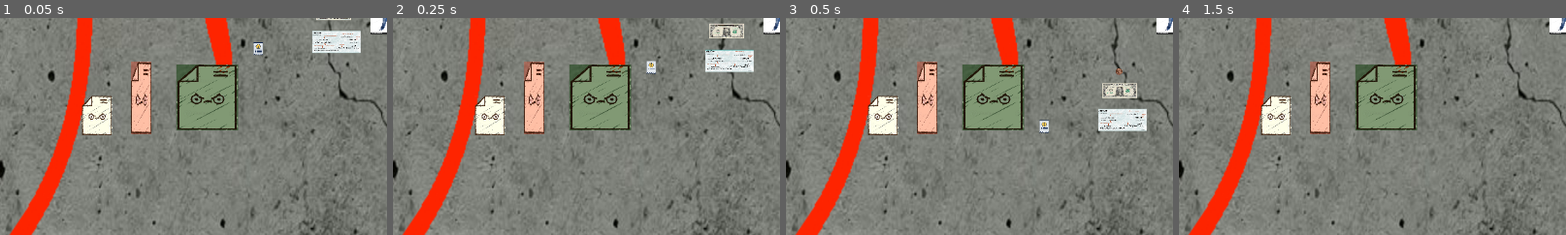
Above: before the commit, frames 1-4 (left to right).
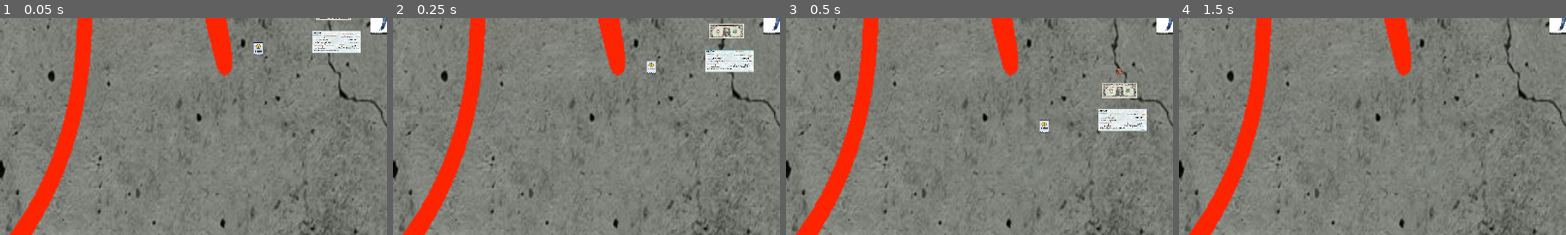
Above: after the commit, the same moments.

Repository: agreene5/Loads-O-Money
Game: Godot game, scene res://gameplay_scene.tscn
Two runs of this game, one before a commit and one after it. Both use one fixed random seed, a clock stepped at 60 frames per second and the inputs below.
Inputs:
- Up to frame 1 (0.05 s): no input
- Up to frame 2 (0.25 s): no input
- Up to frame 3 (0.5 s): no input
- Up to frame 4 (1.5 s): tap Enter at 1.25 s
The pictures show only the part of the screen within x 0-50%, y 50-100%; the shares and areas given below are measured in that part.

The runs differ from the first frame. In frame 1, 6.8% of the frame differs, in the area x 21-62%, y 20-55%; in frame 2, 6.8%; in frame 3, 6.8%; in frame 4, 6.8%.

Commit message:
Implemented tax enemy spawning
	-Have tax enemies spawn in random locations around the map at a rate determined by the spreadsheet (not inside any areas with collision or places too close to the player/main character though)

Diff:
--- /dev/null
+++ b/Spawn_Area.gd
@@ -0,0 +1,113 @@
+# Spawns the tax enemy scenes in the given spawn area at specified rate
+# (depending on the time) as long as it isn't within a building CollisionShape2D
+# or within the players CollisionShape2D, "Anti-Spawn_Collision_Area".
+extends Area2D
+
+var rng = RandomNumberGenerator.new()
+var timers = []
+var sales_tax_scene = preload("res://sales_tax.tscn")
+var property_tax_scene = preload("res://property_tax.tscn")
+var income_tax_scene = preload("res://income_tax.tscn")
+
+var start_times = [20.0, 33.3, 50.0]
+var end_times = [0.1, 0.2, 0.4]
+var transition_duration = 900.0  # In 15 minutes the spawning gets pretty much impossible to take on
+var transition_start_time = 0.0
+
+func _ready():
+	rng.randomize()
+	transition_start_time = Time.get_ticks_msec() / 1000.0
+
+	for i in range(3):
+		var timer = Timer.new()
+		add_child(timer)
+		timer.one_shot = false
+		timer.timeout.connect(_on_Timer_timeout.bind(i))
+		timer.start(start_times[i])
+		timers.append(timer)
+
+		# Start the timer with the initial wait time
+		timer.wait_time = start_times[i]
+
+	set_process(true)
+
+func _process(delta):
+	update_timers()
+
+func update_timers():
+	var current_time = Time.get_ticks_msec() / 1000.0
+	var elapsed_time = current_time - transition_start_time
+
+	if elapsed_time < transition_duration:
+		for i in range(3):
+			var progress = elapsed_time / transition_duration
+			progress = clamp(progress, 0.0, 1.0)
+			var new_wait_time = lerp(start_times[i], end_times[i], progress)
+			timers[i].wait_time = new_wait_time
+	else:
+		for i in range(3):
+			timers[i].wait_time = end_times[i]
+
+
+func _on_Timer_timeout(timer_index):
+	var point_found = false
+	var spawn_position
+	while not point_found:
+		spawn_position = find_suitable_spawn_point()
+		if spawn_position:
+			point_found = true
+
+	var scene_to_instantiate
+	match timer_index:
+		0:
+			scene_to_instantiate = sales_tax_scene
+		1:
+			scene_to_instantiate = property_tax_scene
+		2:
+			scene_to_instantiate = income_tax_scene
+
+	if scene_to_instantiate:
+		var instance = scene_to_instantiate.instantiate()
+		instance.global_position = spawn_position
+		get_tree().root.add_child(instance)
+
+func find_suitable_spawn_point():
+	var spawn_area = $Overall_Spawn_Area
+
+	var spawn_shape = spawn_area.shape
+	var buildings = []
+	for i in range(1, 14):  # Building_1 to Building_13
+		var building = get_node_or_null("Building_" + str(i))
+		if building and building is CollisionShape2D:
+			buildings.append(building)
+
+	var anti_spawn_area = get_node("../Player/Anti-Spawn_Area/Anti-Spawn_Collision_Area")
+	var random_point = get_random_point_in_shape(spawn_shape, spawn_area.global_position)
+
+	# Check if the point is inside a building
+	for building in buildings:
+		if is_point_in_shape(random_point, building):
+			return null
+
+	# Check if the point is within the anti-spawn area
+	if anti_spawn_area and is_point_in_shape(random_point, anti_spawn_area):
+		return null
+
+	return random_point  # Return the point if it's suitable
+
+func get_random_point_in_shape(shape: Shape2D, global_position: Vector2) -> Vector2:
+	if shape is RectangleShape2D:
+		var rect = Rect2(global_position - shape.extents, shape.extents * 2)
+		return Vector2(
+			rng.randf_range(rect.position.x, rect.end.x),
+			rng.randf_range(rect.position.y, rect.end.y)
+		)
+	else:
+		return global_position
+
+func is_point_in_shape(point: Vector2, shape_node: CollisionShape2D) -> bool:
+	if not shape_node or not shape_node.shape:
+		return false
+
+	var local_point = shape_node.to_local(point)
+	return shape_node.shape.collide(Transform2D.IDENTITY, RectangleShape2D.new(), Transform2D(0, local_point))
--- a/gameplay_scene.tscn
+++ b/gameplay_scene.tscn
@@ -1,15 +1,13 @@
-[gd_scene load_steps=13 format=3 uid="uid://ctm6ntaf4whvu"]
+[gd_scene load_steps=14 format=3 uid="uid://dfgoqbdl5gqm4"]
 
 [ext_resource type="Texture2D" uid="uid://dj4up8gtgfwbw" path="res://Temp_Assets/Temp_Map_Assets/Temp_Map_Tileset.png" id="1_eajuk"]
 [ext_resource type="Texture2D" uid="uid://h7eog28ofuyg" path="res://Temp_Assets/Temp_Map_Assets/Temp_Map_Tileset_Ground.jpg" id="1_iiysw"]
 [ext_resource type="PackedScene" uid="uid://by1ubyds8mqk3" path="res://player.tscn" id="3_lkgqa"]
-[ext_resource type="PackedScene" uid="uid://bmsxa5rw0286l" path="res://sales_tax.tscn" id="4_4i2hk"]
-[ext_resource type="PackedScene" uid="uid://5wf77ibnn851" path="res://income_tax.tscn" id="5_ldiom"]
-[ext_resource type="PackedScene" uid="uid://b3gci2saj8qda" path="res://property_tax.tscn" id="6_eo76i"]
 [ext_resource type="PackedScene" uid="uid://cjfwx8cc8x8mv" path="res://tax_enemy_projectile.tscn" id="7_e78gn"]
 [ext_resource type="PackedScene" uid="uid://bwi0xdbbp20i3" path="res://player_coin_shot.tscn" id="8_6ybx3"]
 [ext_resource type="PackedScene" uid="uid://cpju1pigh4exx" path="res://player_dollar_shot.tscn" id="9_la0fr"]
 [ext_resource type="PackedScene" uid="uid://na1amkbfo47n" path="res://player_check_shot.tscn" id="10_5nx84"]
+[ext_resource type="Script" path="res://Spawn_Area.gd" id="10_it5n0"]
 
 [sub_resource type="TileSetAtlasSource" id="TileSetAtlasSource_pvulg"]
 texture = ExtResource("1_eajuk")
@@ -463,6 +461,15 @@
 physics_layer_0/collision_layer = 1
 sources/0 = SubResource("TileSetAtlasSource_pvulg")
 
+[sub_resource type="RectangleShape2D" id="RectangleShape2D_ll406"]
+size = Vector2(1167, 670)
+
+[sub_resource type="RectangleShape2D" id="RectangleShape2D_ymxev"]
+size = Vector2(5085, 5088)
+
+[sub_resource type="RectangleShape2D" id="RectangleShape2D_q3tox"]
+size = Vector2(720, 627)
+
 [node name="Gameplay_Scene" type="Node2D"]
 
 [node name="TEMP-Tile_Map_Ground" type="TextureRect" parent="."]
@@ -484,14 +491,11 @@
 [node name="Player" parent="." instance=ExtResource("3_lkgqa")]
 position = Vector2(666, 321)
 
-[node name="Sales_Tax" parent="." instance=ExtResource("4_4i2hk")]
-position = Vector2(234, 467)
-
-[node name="Income_Tax" parent="." instance=ExtResource("5_ldiom")]
-position = Vector2(398, 440)
-
-[node name="Property_Tax" parent="." instance=ExtResource("6_eo76i")]
-position = Vector2(300, 441)
+[node name="Anti-Spawn_Area" type="Area2D" parent="Player"]
+
+[node name="Anti-Spawn_Collision_Area" type="CollisionShape2D" parent="Player/Anti-Spawn_Area"]
+position = Vector2(4.5, -1)
+shape = SubResource("RectangleShape2D_ll406")
 
 [node name="Tax_Enemy_Projectile" parent="." instance=ExtResource("7_e78gn")]
 position = Vector2(474, 367)
@@ -504,3 +508,63 @@
 
 [node name="Player_Check_Shot" parent="." instance=ExtResource("10_5nx84")]
 position = Vector2(590, 357)
+
+[node name="Spawn_Area" type="Area2D" parent="."]
+visible = false
+script = ExtResource("10_it5n0")
+
+[node name="Overall_Spawn_Area" type="CollisionShape2D" parent="Spawn_Area"]
+position = Vector2(13.5, 16)
+shape = SubResource("RectangleShape2D_ymxev")
+
+[node name="Building_1" type="CollisionShape2D" parent="Spawn_Area"]
+position = Vector2(1645.38, 962.5)
+shape = SubResource("RectangleShape2D_q3tox")
+
+[node name="Building_2" type="CollisionShape2D" parent="Spawn_Area"]
+position = Vector2(1196.5, 2019.5)
+shape = SubResource("RectangleShape2D_q3tox")
+
+[node name="Building_3" type="CollisionShape2D" parent="Spawn_Area"]
+position = Vector2(-83, 1444.5)
+shape = SubResource("RectangleShape2D_q3tox")
+
+[node name="Building_4" type="CollisionShape2D" parent="Spawn_Area"]
+position = Vector2(-1270, 1956)
+shape = SubResource("RectangleShape2D_q3tox")
+
+[node name="Building_5" type="CollisionShape2D" parent="Spawn_Area"]
+position = Vector2(-856, 1034)
+shape = SubResource("RectangleShape2D_q3tox")
+
+[node name="Building_6" type="CollisionShape2D" parent="Spawn_Area"]
+position = Vector2(-2042, 507)
+shape = SubResource("RectangleShape2D_q3tox")
+
+[node name="Building_7" type="CollisionShape2D" parent="Spawn_Area"]
+position = Vector2(-782, -1509)
+shape = SubResource("RectangleShape2D_q3tox")
+
+[node name="Building_8" type="CollisionShape2D" parent="Spawn_Area"]
+position = Vector2(-2067, -2169)
+shape = SubResource("RectangleShape2D_q3tox")
+
+[node name="Building_9" type="CollisionShape2D" parent="Spawn_Area"]
+position = Vector2(-911, -157)
+shape = SubResource("RectangleShape2D_q3tox")
+
+[node name="Building_10" type="CollisionShape2D" parent="Spawn_Area"]
+position = Vector2(854, -448)
+shape = SubResource("RectangleShape2D_q3tox")
+
+[node name="Building_11" type="CollisionShape2D" parent="Spawn_Area"]
+position = Vector2(1742, -445)
+shape = SubResource("RectangleShape2D_q3tox")
+
+[node name="Building_12" type="CollisionShape2D" parent="Spawn_Area"]
+position = Vector2(1295, -1375)
+shape = SubResource("RectangleShape2D_q3tox")
+
+[node name="Building_13" type="CollisionShape2D" parent="Spawn_Area"]
+position = Vector2(2064, -2084)
+shape = SubResource("RectangleShape2D_q3tox")
--- /dev/null
+++ b/income_tax_projectile.tscn
@@ -0,0 +1,11 @@
+[gd_scene load_steps=3 format=3 uid="uid://qpo1ead7cbp7"]
+
+[ext_resource type="Script" path="res://income_tax_projectile.gd" id="1_2xvv4"]
+[ext_resource type="Texture2D" uid="uid://dmwbvuduc13n1" path="res://Temp_Assets/Temp_Tax_Assets/Temp_Tax_Enemy_Projectile.png" id="1_wh8bn"]
+
+[node name="Income_Tax_Projectile" type="RigidBody2D"]
+script = ExtResource("1_2xvv4")
+
+[node name="Income_Tax_Projectile_Sprite" type="Sprite2D" parent="."]
+scale = Vector2(0.16, 0.16)
+texture = ExtResource("1_wh8bn")
--- a/player.tscn
+++ b/player.tscn
@@ -1,11 +1,13 @@
-[gd_scene load_steps=5 format=3 uid="uid://by1ubyds8mqk3"]
+[gd_scene load_steps=6 format=3 uid="uid://by1ubyds8mqk3"]
 
+[ext_resource type="Script" path="res://DeleteThis.gd" id="1_2pnfp"]
 [ext_resource type="Script" path="res://Player_Movement_Script.gd" id="1_hwsdl"]
 [ext_resource type="Script" path="res://Camera_Movement_Script.gd" id="2_x6mct"]
 [ext_resource type="Script" path="res://Player_Shot_Script.gd" id="3_yqww1"]
 [ext_resource type="Texture2D" uid="uid://bg7pacq4pfacr" path="res://Temp_Assets/Temp_Character_Assets/Temp_Character.jpg" id="4_23rbx"]
 
 [node name="Player" type="CharacterBody2D"]
+script = ExtResource("1_2pnfp")
 
 [node name="Player_Movement" type="Node2D" parent="."]
 position = Vector2(607, 282)
--- a/project.godot
+++ b/project.godot
@@ -19,6 +19,29 @@
 
 Global_Variables="*res://Global_Variables.gd"
 
+[input]
+
+W_key={
+"deadzone": 0.5,
+"events": [Object(InputEventKey,"resource_local_to_scene":false,"resource_name":"","device":-1,"window_id":0,"alt_pressed":false,"shift_pressed":false,"ctrl_pressed":false,"meta_pressed":false,"pressed":false,"keycode":0,"physical_keycode":87,"key_label":0,"unicode":119,"echo":false,"script":null)
+]
+}
+A_key={
+"deadzone": 0.5,
+"events": [Object(InputEventKey,"resource_local_to_scene":false,"resource_name":"","device":-1,"window_id":0,"alt_pressed":false,"shift_pressed":false,"ctrl_pressed":false,"meta_pressed":false,"pressed":false,"keycode":0,"physical_keycode":65,"key_label":0,"unicode":97,"echo":false,"script":null)
+]
+}
+S_key={
+"deadzone": 0.5,
+"events": [Object(InputEventKey,"resource_local_to_scene":false,"resource_name":"","device":-1,"window_id":0,"alt_pressed":false,"shift_pressed":false,"ctrl_pressed":false,"meta_pressed":false,"pressed":false,"keycode":0,"physical_keycode":83,"key_label":0,"unicode":115,"echo":false,"script":null)
+]
+}
+D_key={
+"deadzone": 0.5,
+"events": [Object(InputEventKey,"resource_local_to_scene":false,"resource_name":"","device":-1,"window_id":0,"alt_pressed":false,"shift_pressed":false,"ctrl_pressed":false,"meta_pressed":false,"pressed":false,"keycode":0,"physical_keycode":68,"key_label":0,"unicode":100,"echo":false,"script":null)
+]
+}
+
 [rendering]
 
 renderer/rendering_method="mobile"
--- /dev/null
+++ b/proprety_tax_projectile.tscn
@@ -0,0 +1,11 @@
+[gd_scene load_steps=3 format=3 uid="uid://d4k01yb4iu7sb"]
+
+[ext_resource type="Texture2D" uid="uid://dmwbvuduc13n1" path="res://Temp_Assets/Temp_Tax_Assets/Temp_Tax_Enemy_Projectile.png" id="1_aa5n6"]
+[ext_resource type="Script" path="res://proprety_tax_projectile.gd" id="1_yqdca"]
+
+[node name="Proprety_Tax_Projectile" type="RigidBody2D"]
+script = ExtResource("1_yqdca")
+
+[node name="Property_Tax_Projectile_Sprite" type="Sprite2D" parent="."]
+scale = Vector2(0.08, 0.08)
+texture = ExtResource("1_aa5n6")
--- /dev/null
+++ b/sales_tax_projectile.tscn
@@ -0,0 +1,11 @@
+[gd_scene load_steps=3 format=3 uid="uid://byikokc33d8hx"]
+
+[ext_resource type="Script" path="res://sales_tax_projectile.gd" id="1_o43vu"]
+[ext_resource type="Texture2D" uid="uid://dmwbvuduc13n1" path="res://Temp_Assets/Temp_Tax_Assets/Temp_Tax_Enemy_Projectile.png" id="1_wgti0"]
+
+[node name="Sales_Tax_Projectile" type="RigidBody2D"]
+script = ExtResource("1_o43vu")
+
+[node name="Sales_Tax_Projectile_Sprite" type="Sprite2D" parent="."]
+scale = Vector2(0.04, 0.04)
+texture = ExtResource("1_wgti0")
Not shown, changed: .gitignore
